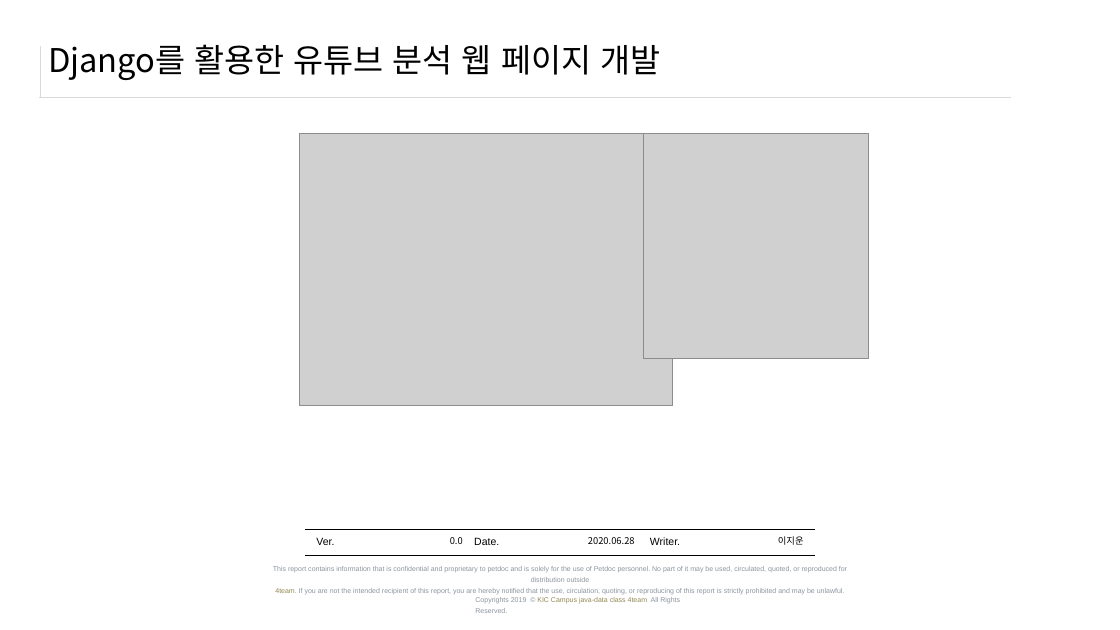
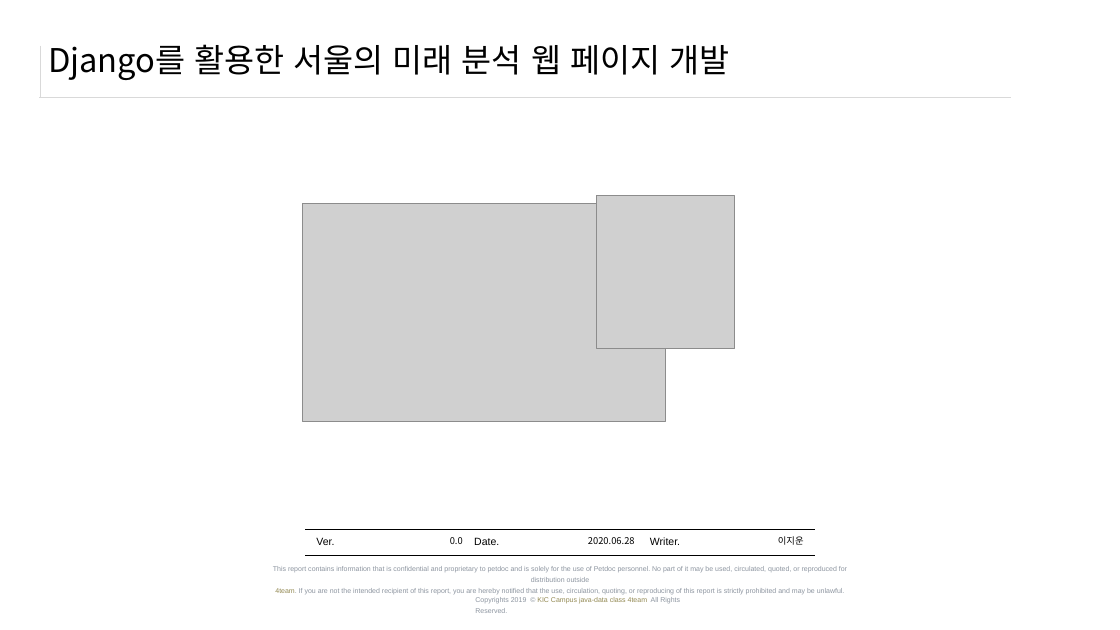
Before and after one commit to bnb1212/TeamProject_Django, a slide deck: slide 1 of 4팀 기획서 v00.pptx. Drawn at 1120x630 pixels with LibreOffice and Linux fonts; fonts in the diff are those of the drawing; grey boxes stand for pictures. Boxes give left, top, right and bottom in pixels: in the first picture for what was removed or moved away, otherwise in the second. Text is boxed around its words. In the diff, an @@ line names an element or a change of style, - is before the commit and + after.

```diff
--- a/4팀 기획서 v00.pptx
+++ b/4팀 기획서 v00.pptx
@@ title at (x1=48, y1=44, x2=729, y2=80): text changed @@
-Django를 활용한 유튜브 분석 웹 페이지 개발
+Django를 활용한 서울의 미래 분석 웹 페이지 개발
@@ picture resized from (x1=300, y1=134, x2=673, y2=405) to (x1=302, y1=203, x2=666, y2=422) @@
@@ picture resized from (x1=644, y1=134, x2=869, y2=359) to (x1=597, y1=196, x2=735, y2=349) @@
```
Also in this commit, not shown: 1 other slide changed, 10 other files.
